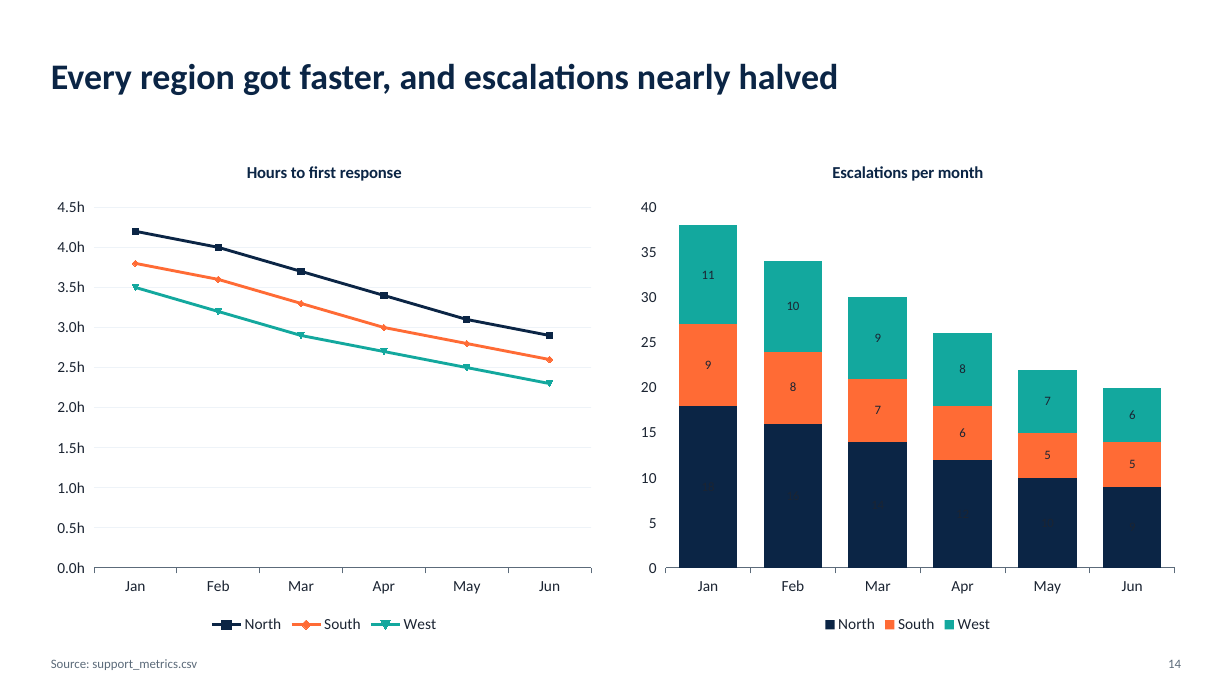
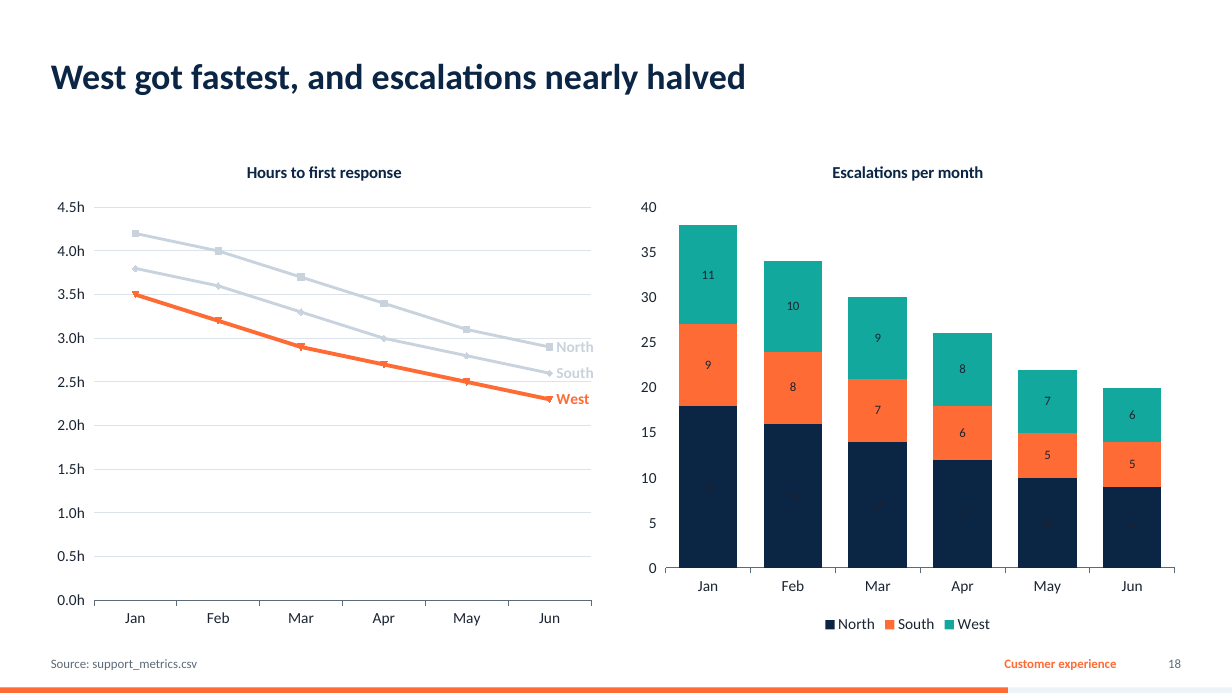
Before and after one commit to FrocketGaming/PPT_DEMO, a slide deck: slide 18 of out/demo_advanced.pptx (slide 14 before the commit). Drawn at 1232x693 pixels with LibreOffice and Linux fonts; fonts in the diff are those of the drawing. Boxes give left, top, right and bottom in pixels: in the first picture for what was removed or moved away, otherwise in the second. Text is boxed around its words. In the diff, an @@ line names an element or a change of style, - is before the commit and + after.

```diff
--- a/out/demo_advanced.pptx
+++ b/out/demo_advanced.pptx
@@ text at <box>51,63,746,95</box>: text changed @@
-Every region got faster, and escalations nearly halved
+West got fastest, and escalations nearly halved
@@ line chart at <box>46,143,603,638</box> @@
-North: 4.2, 4, 3.7, 3.4, 3.1, 2.9
+Series 1: 4.2, 4, 3.7, 3.4, 3.1, 2.9
@@ colour of Series 1 #0B2545 to #C9D3DE @@
@@ data labels of Series 1 added @@
-South: 3.8, 3.6, 3.3, 3, 2.8, 2.6
+Series 2: 3.8, 3.6, 3.3, 3, 2.8, 2.6
@@ colour of Series 2 #FF6B35 to #C9D3DE @@
@@ data labels of Series 2 added @@
-West: 3.5, 3.2, 2.9, 2.7, 2.5, 2.3
+Series 3: 3.5, 3.2, 2.9, 2.7, 2.5, 2.3
@@ colour of Series 3 #13A89E to #FF6B35 @@
@@ data labels of Series 3 added @@
@@ legend changed @@
@@ value axis changed @@
@@ text added at <box>1004,659,1116,670</box>, 10 pt, text #FF6B35, bold @@
+Customer experience
@@ text at <box>1168,659,1181,668</box>: text changed @@
-14
+18
@@ rectangle added at <box>0,688,1232,693</box>, fill #EEF3F8 @@
@@ rectangle added at <box>0,688,1008,693</box>, fill #FF6B35 @@
```
Also in this commit, not shown: 13 other slides changed, 8 slides added, 3 slides removed, 9 other files.
